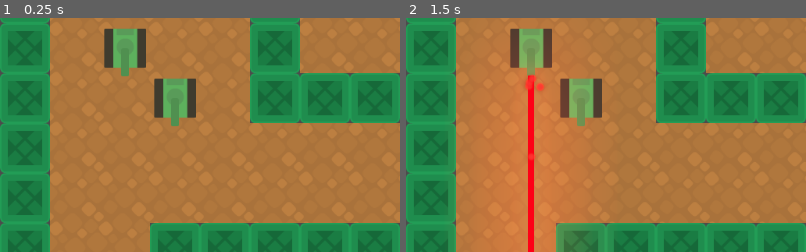
Above: before the commit, frames 1-2 (left to right).
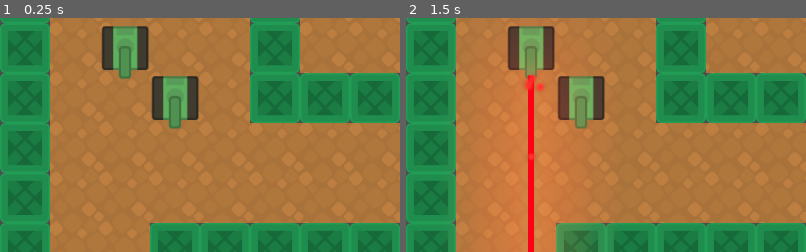
Above: after the commit, the same moments.

Repository: lendroit/tanktank
Game: Godot game, scene res://World.tscn
Two runs of this game, one before a commit and one after it. Both use one fixed random seed, a clock stepped at 60 frames per second and the inputs below.
Inputs:
- Up to frame 1 (0.25 s): no input
- Up to frame 2 (1.5 s): tap Enter (end_turn_p1) at 0.5 s; hold Enter (end_turn_p1) 0.53-1.28 s; tap Space at 1.25 s; tap E (end_turn_p2) at 1.35 s
The pictures show only the part of the screen within x 0-50%, y 17-67%; the shares and areas given below are measured in that part.

The runs differ from the first frame. In frame 1, 1.4% of the frame differs, in the area x 25-50%, y 3-48%; in frame 2, 1.3%.

Commit message:
feature: add tank assets and use outline version

Diff:
--- a/Tank/Player.tscn
+++ b/Tank/Player.tscn
@@ -1,8 +1,8 @@
 [gd_scene load_steps=7 format=2]
 
 [ext_resource path="res://Tank/Player.gd" type="Script" id=1]
-[ext_resource path="res://Tank/Assets/tankGreen.png" type="Texture" id=2]
-[ext_resource path="res://Tank/Assets/barrelGreen.png" type="Texture" id=3]
+[ext_resource path="res://Tank/Assets/tankGreen_outline.png" type="Texture" id=2]
+[ext_resource path="res://Tank/Assets/barrelGreen_outline.png" type="Texture" id=3]
 [ext_resource path="res://Laser/Laser.tscn" type="PackedScene" id=4]
 
 [sub_resource type="RectangleShape2D" id=1]
Binary file added: Tank/Assets/barrelBlue_outline.png
Not shown, added: Tank/Assets/barrelBlue_outline.png.import
Binary file added: Tank/Assets/barrelGreen_outline.png
Not shown, added: Tank/Assets/barrelGreen_outline.png.import
Binary file added: Tank/Assets/tankBlue_outline.png
Not shown, added: Tank/Assets/tankBlue_outline.png.import
Binary file added: Tank/Assets/tankGreen_outline.png
Not shown, added: Tank/Assets/tankGreen_outline.png.import
